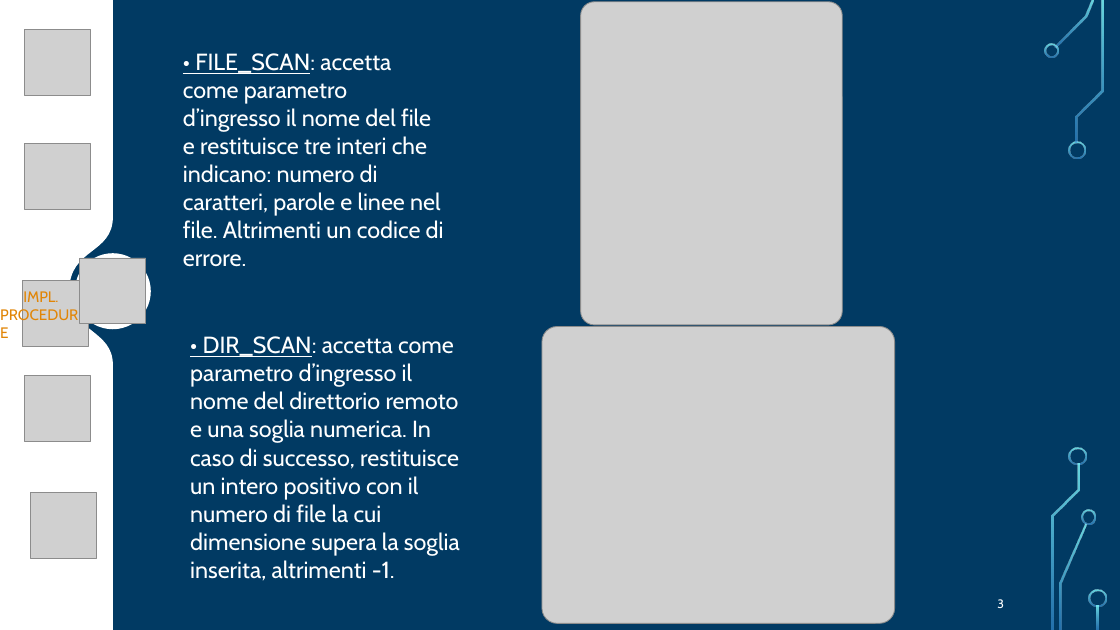
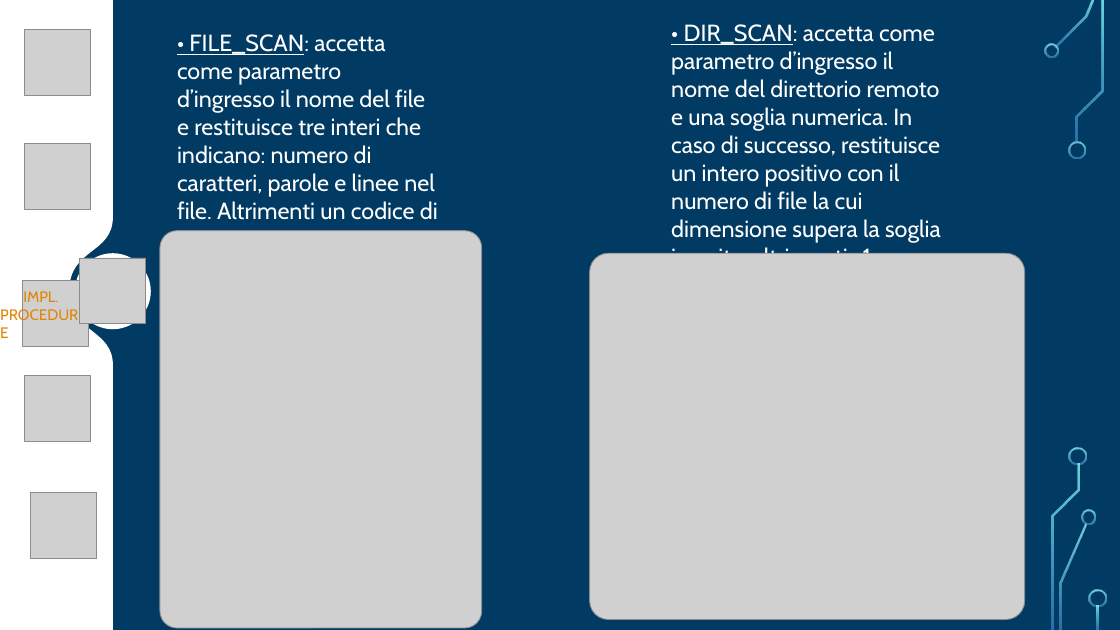
Before and after one commit to FlippaFloppa/Reti-di-Calcolatori-gruppo-Lore, a slide deck: slide 3 of Esercitazione_8/esercitazione8.pptx. Drawn at 1120x630 pixels with LibreOffice and Linux fonts; fonts in the diff are those of the drawing; grey boxes stand for pictures; background and template pictures are left out. Boxes give left, top, right and bottom in pixels: in the first picture for what was removed or moved away, otherwise in the second. Text is boxed around its words. In the diff, an @@ line names an element or a change of style, - is before the commit and + after.

```diff
--- a/Esercitazione_8/esercitazione8.pptx
+++ b/Esercitazione_8/esercitazione8.pptx
@@ text "• FILE_SCAN: accetta come parametro ..." rewrapped from (183,53,444,239) to (177,34,438,231) @@
@@ text "• DIR_SCAN: accetta come parametro ..." rewrapped from (190,336,460,580) to (671,24,941,254) @@
@@ picture: place and size @@
-picture at (581,2,843,325)
+picture at (160,231,481,628)
@@ picture: place and size @@
-picture at (542,327,895,623)
+picture at (590,253,1025,619)
```
Also in this commit, not shown: 1 other file.
